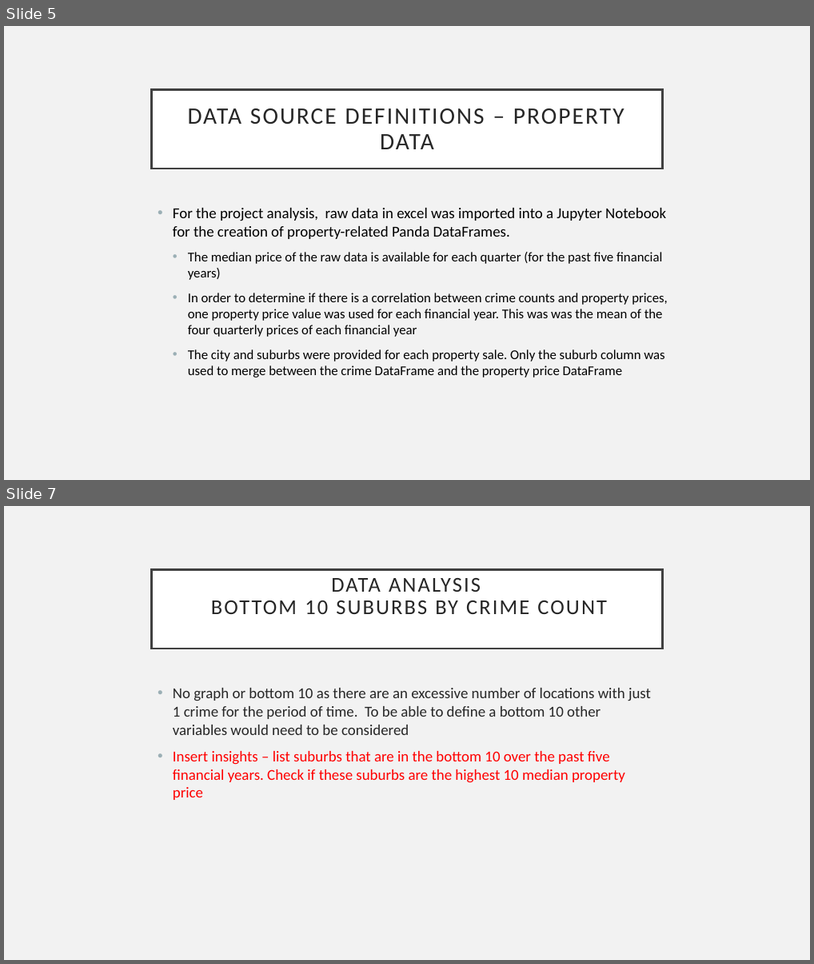
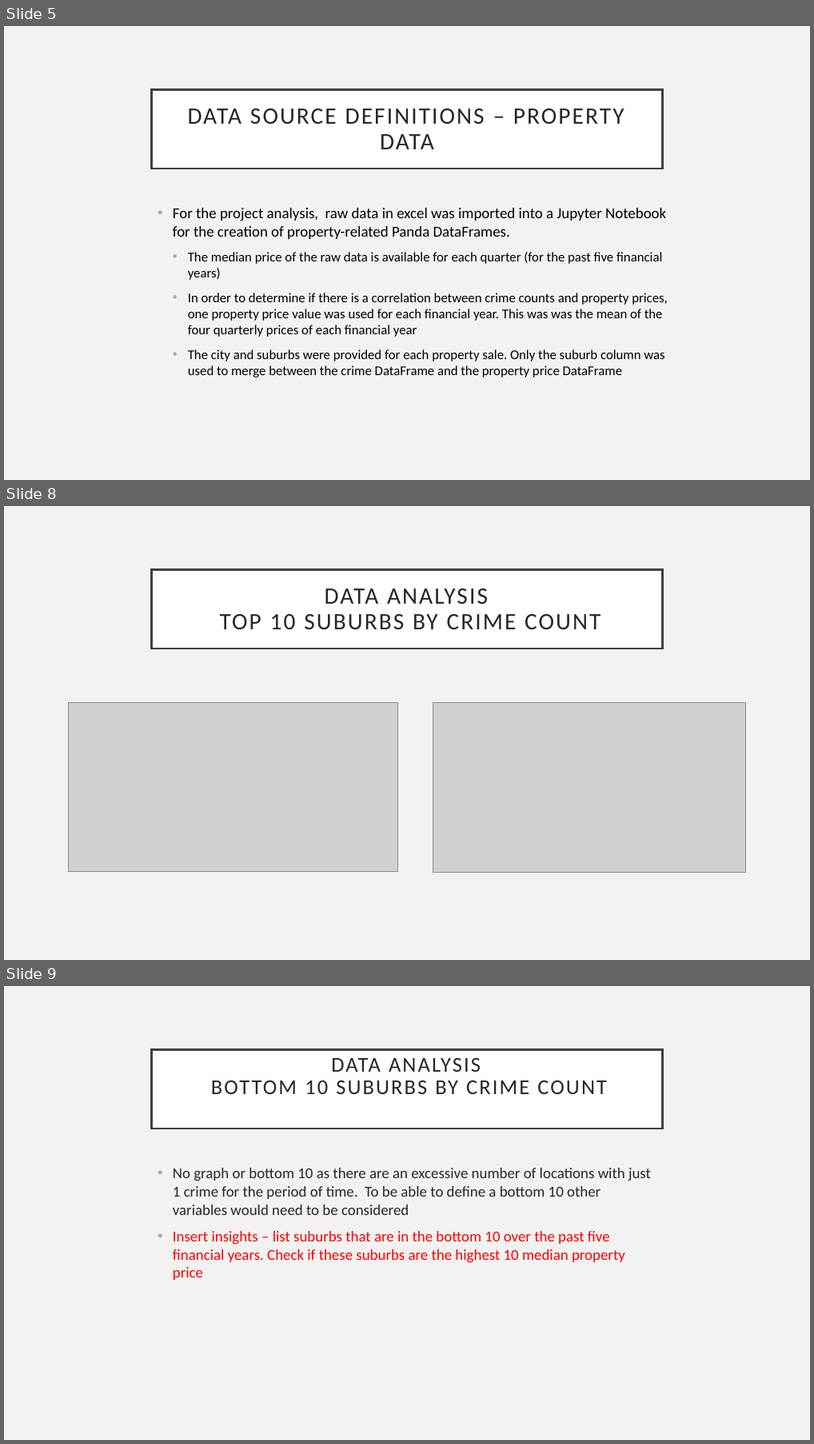
Before and after one commit to Sprettle/Chevrolet-Chilis, a slide deck: Project 1 Presentation.pptx. Shown one above the other, each under a label of ours: slides 5 and 7 before the commit, slides 5, 8 and 9 after it; the slides between them are not shown. The pictures are 814x964 and 814x1444 pixels, drawn with LibreOffice and Linux fonts; fonts in the diff are those of the drawing; grey boxes stand for pictures. Boxes give left, top, right and bottom in pixels: in the first picture for what was removed or moved away, otherwise in the second. Text is boxed around its words. In the diff, an @@ line names an element or a change of style, - is before the commit and + after.

```diff
--- a/Project 1 Presentation.pptx
+++ b/Project 1 Presentation.pptx
@@ slide 8 added at (4, 506, 810, 960), background #F2F2F2 @@
@@ title added at (152, 569, 662, 648), fill #FFFFFF, outline #404040 2.5 pt, 28 pt, text #262626 @@
+DATA ANALYSIS
+TOP 10 SUBURBS BY CRIME COUNT
@@ picture added at (68, 703, 398, 872) @@
@@ picture added at (434, 703, 746, 872) @@
@@ what was slide 7 is now slide 9 @@
```
Also in this commit, not shown: 4 slides changed, 5 other slides added.
